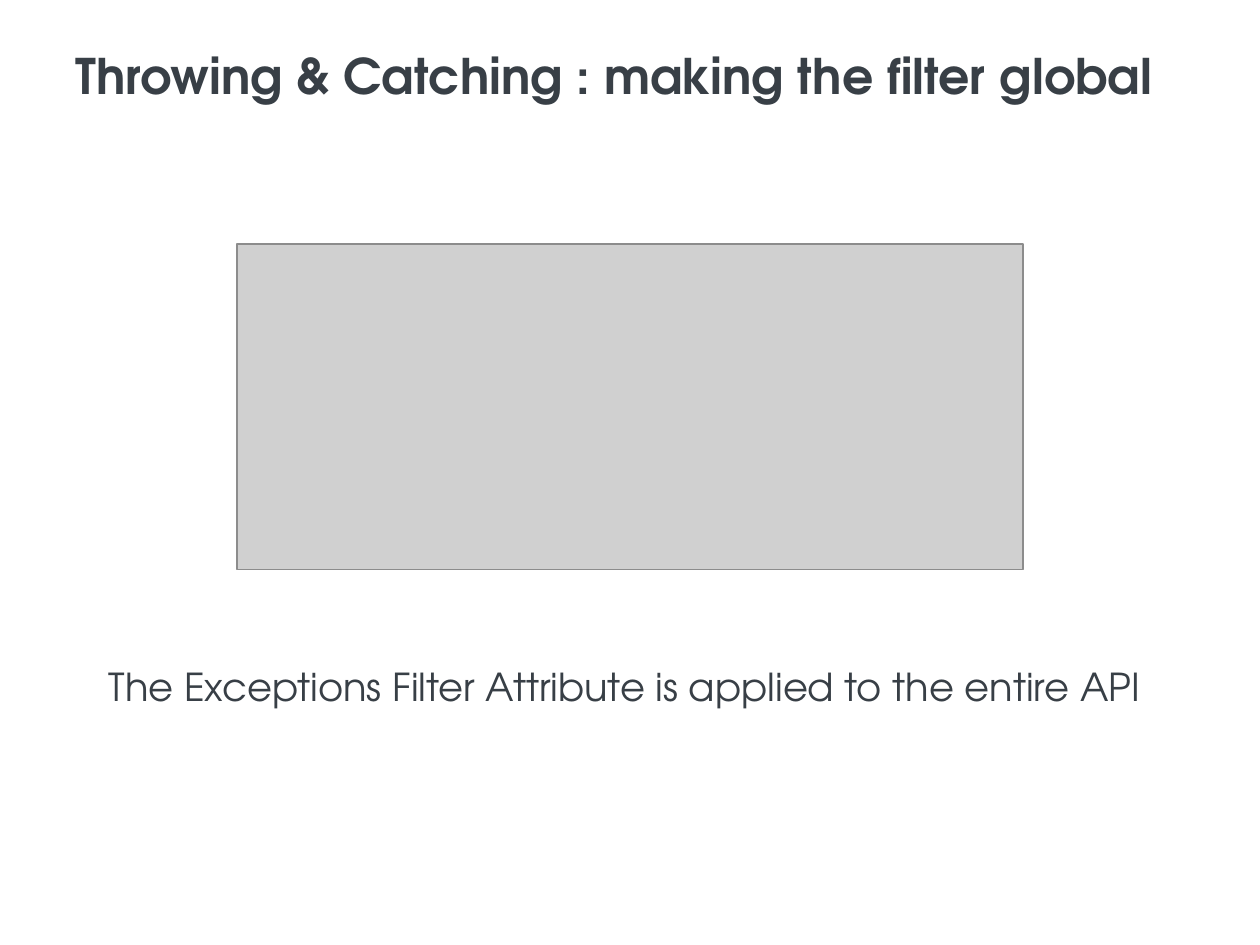
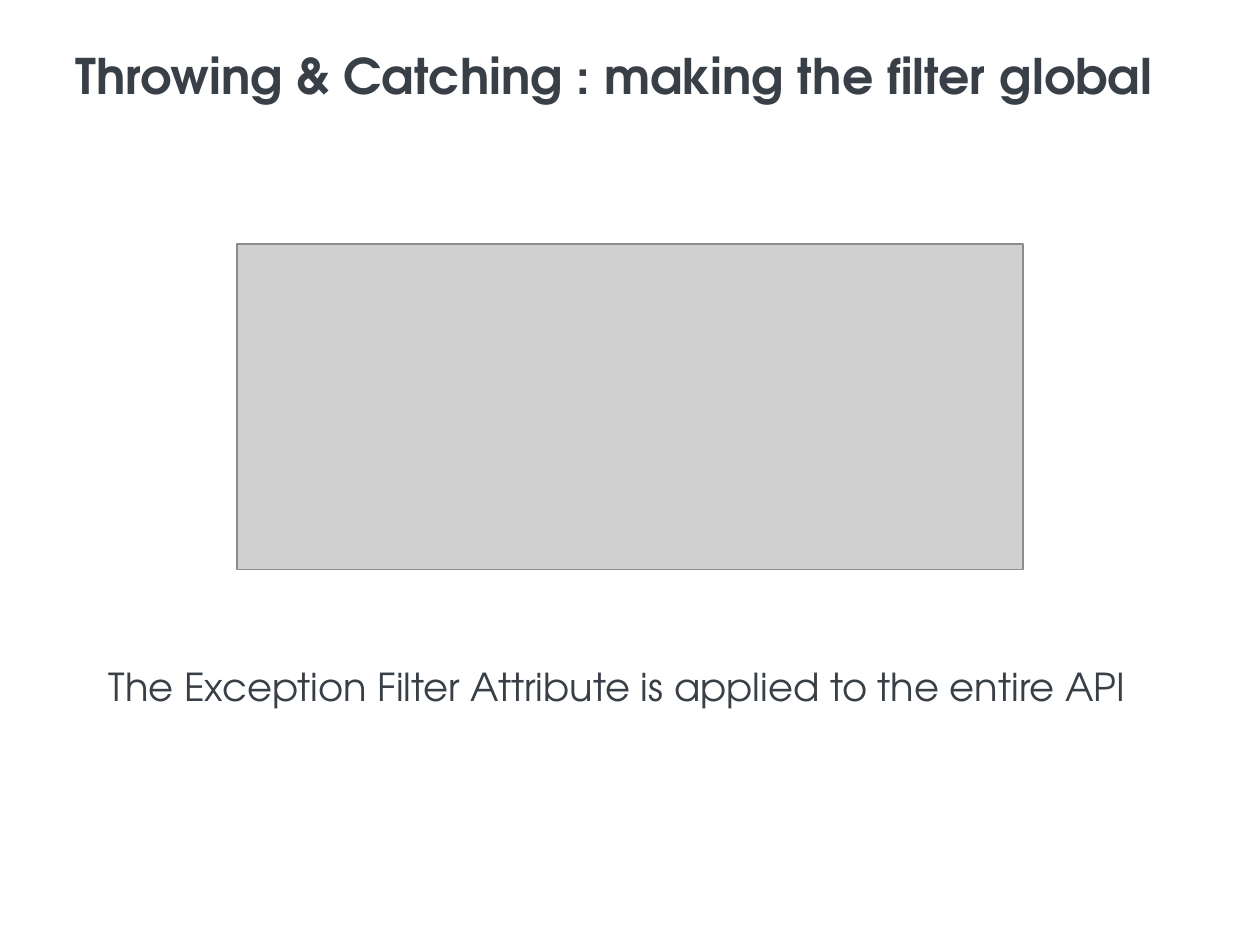
Before and after one commit to BlueInt32/prez_error_handling, a slide deck: slide 42 of Error Handling presentation.pptx (slide 40 before the commit). Drawn at 1260x945 pixels with LibreOffice and Linux fonts; fonts in the diff are those of the drawing; grey boxes stand for pictures; background and template pictures are left out. Boxes give left, top, right and bottom in pixels: in the first picture for what was removed or moved away, otherwise in the second. Text is boxed around its words. In the diff, an @@ line names an element or a change of style, - is before the commit and + after.

```diff
--- a/Error Handling presentation.pptx
+++ b/Error Handling presentation.pptx
@@ text at <box>109,672,1125,709</box>: text changed @@
-The Exceptions Filter Attribute is applied to the entire API
+The Exception Filter Attribute is applied to the entire API
```
Also in this commit, not shown: 36 other slides changed, 4 slides added, 6 other files.
